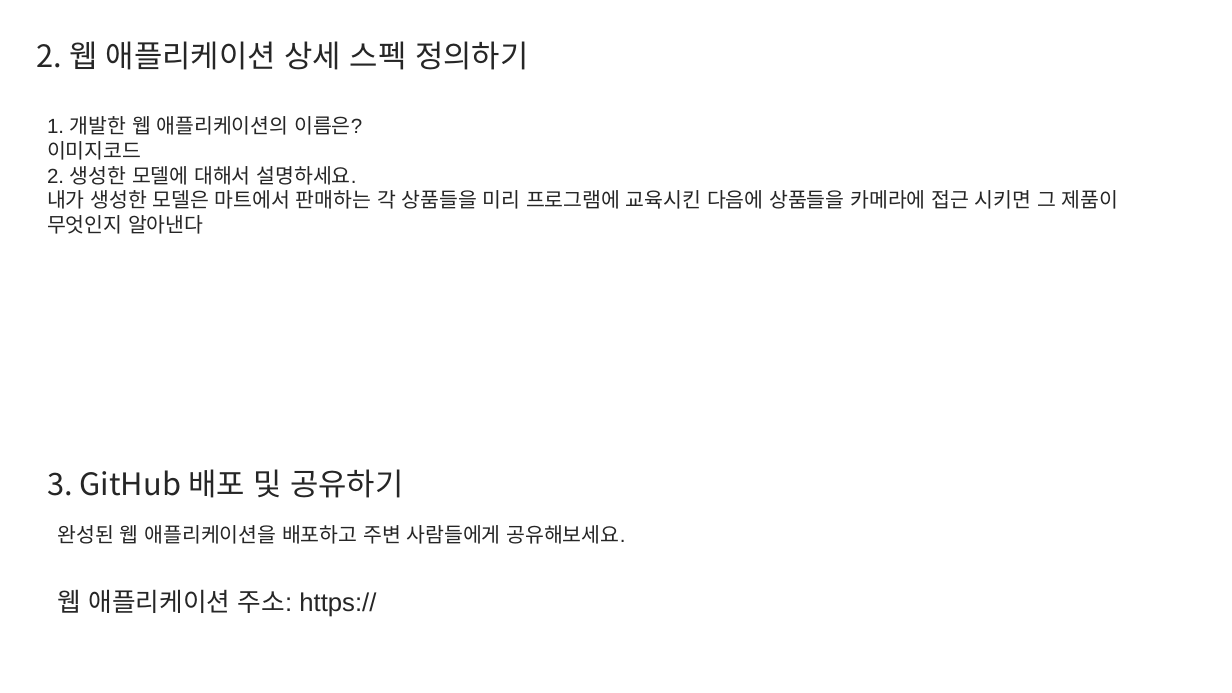
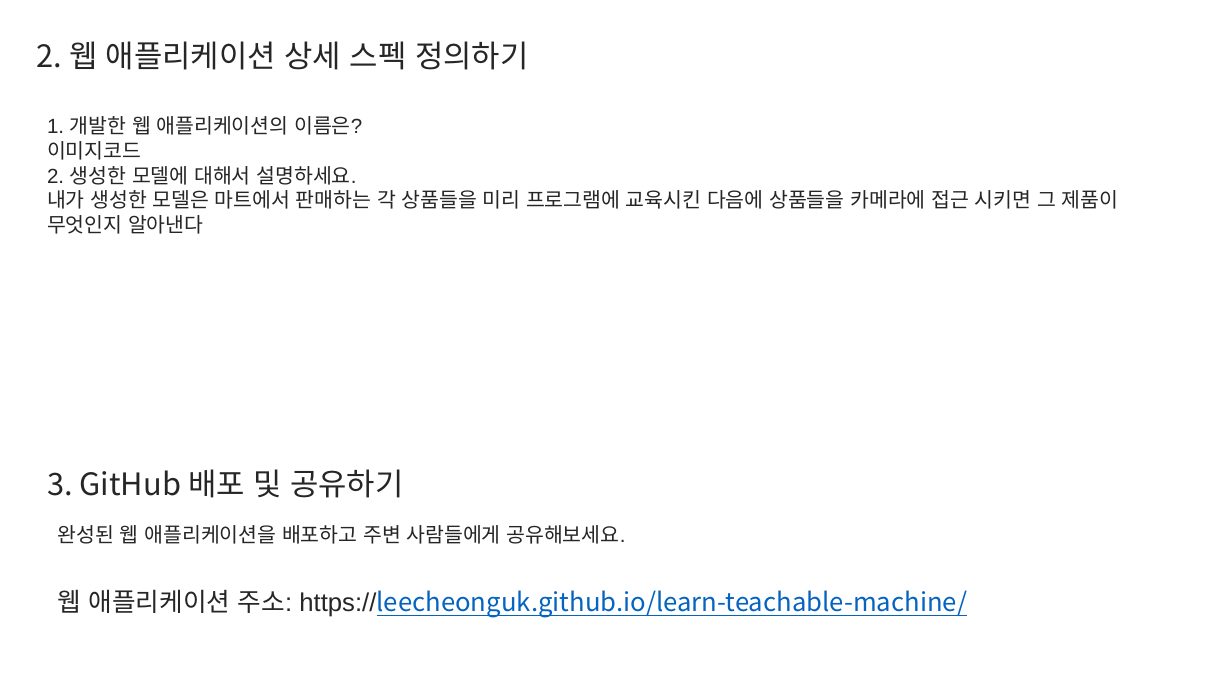
Before and after one commit to LeeCheonguk/learn-teachable-machine, a slide deck: slide 3 of Report.pptx. Drawn at 1232x693 pixels with LibreOffice and Linux fonts; fonts in the diff are those of the drawing. Boxes give left, top, right and bottom in pixels: in the first picture for what was removed or moved away, otherwise in the second. Text is boxed around its words. In the diff, an @@ line names an element or a change of style, - is before the commit and + after.

Commit message:
과제3

```diff
--- a/Report.pptx
+++ b/Report.pptx
@@ text at [58, 589, 967, 617]: text changed; font Arial to Noto Sans CJK KR; text colour #262626 to #0563C1 @@
-웹 애플리케이션 주소: https://
+웹 애플리케이션 주소: https://leecheonguk.github.io/learn-teachable-machine/
```
